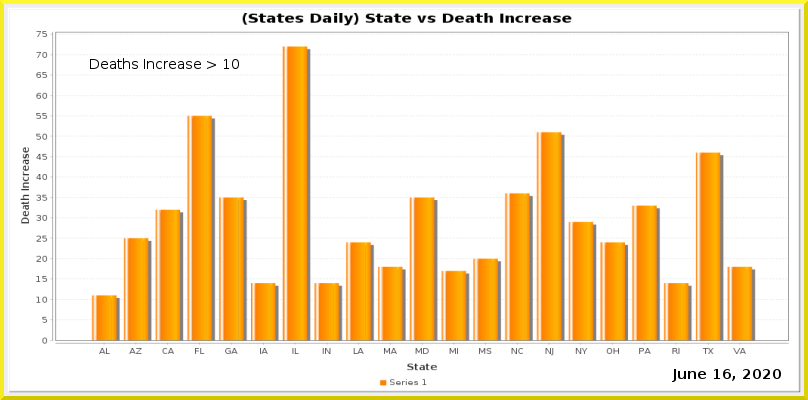
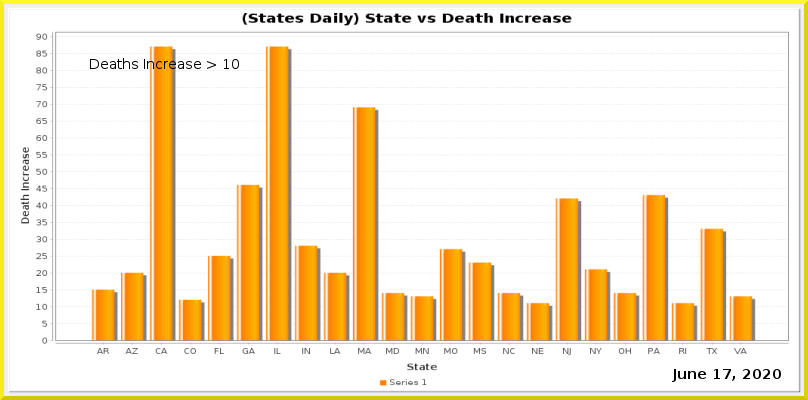
Before/after of a 808x400 layered artwork. What changed in the layer stack:
painted on "Current Date" over [723, 369, 731, 379]
painted on "Date_vs_TestIncrease.png" over [36, 31, 789, 356]
